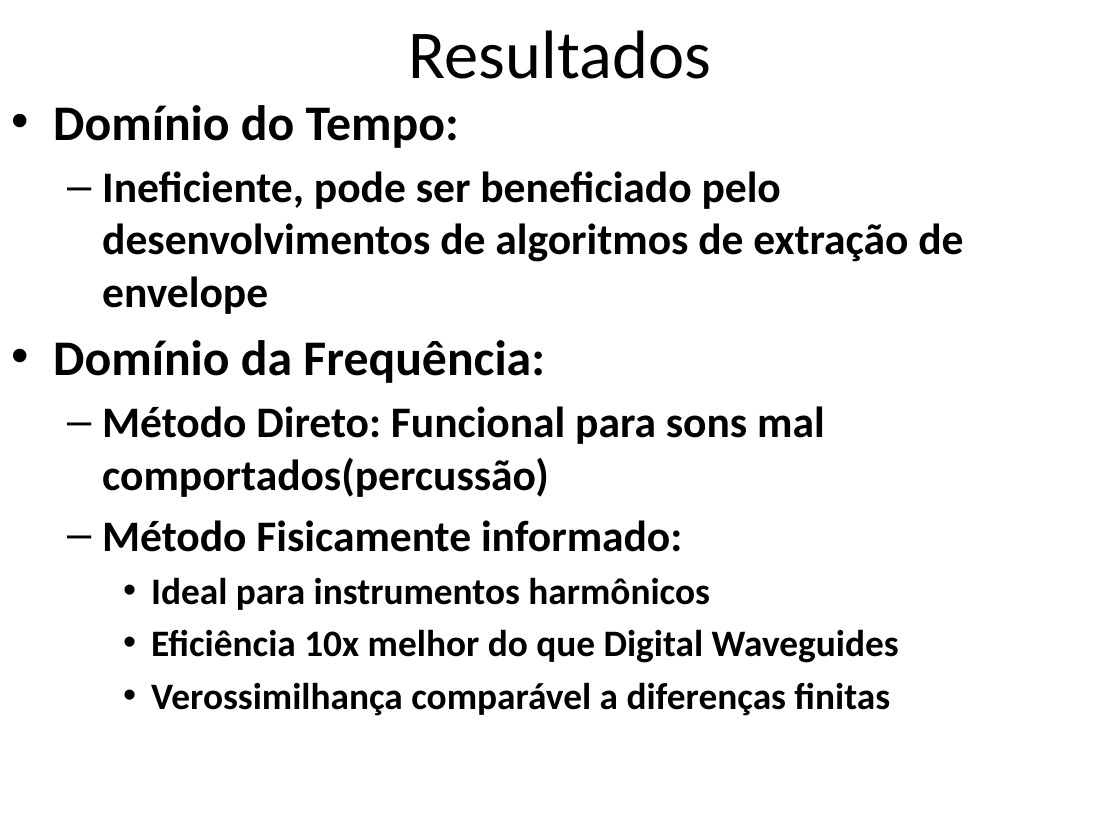
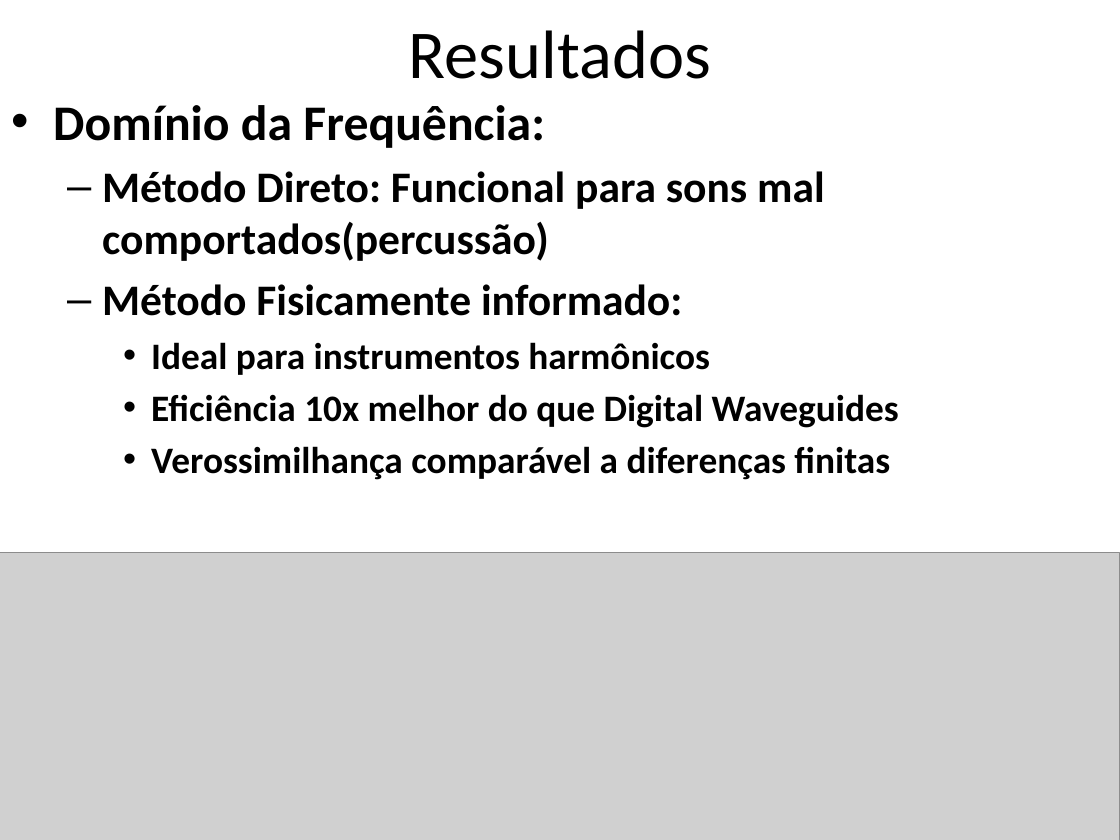
Before and after one commit to tesserato/tesserato.github.io, a slide deck: slide 13 of ApresentaçãoQualificação.pptx (slide 10 before the commit). Drawn at 1120x840 pixels with LibreOffice and Linux fonts; fonts in the diff are those of the drawing; grey boxes stand for pictures. Boxes give left, top, right and bottom in pixels: in the first picture for what was removed or moved away, otherwise in the second. Text is boxed around its words. In the diff, an @@ line names an element or a change of style, - is before the commit and + after.

```diff
--- a/ApresentaçãoQualificação.pptx
+++ b/ApresentaçãoQualificação.pptx
@@ text at (53,105,963,314): paragraphs removed @@
-• Domínio do Tempo:
-  – Ineficiente, pode ser beneficiado pelo desenvolvimentos de algoritmos de extração de envelope
@@ picture added at (0,552,1119,840) @@
```
Also in this commit, not shown: 4 other slides changed, 4 slides added, 1 other file.
